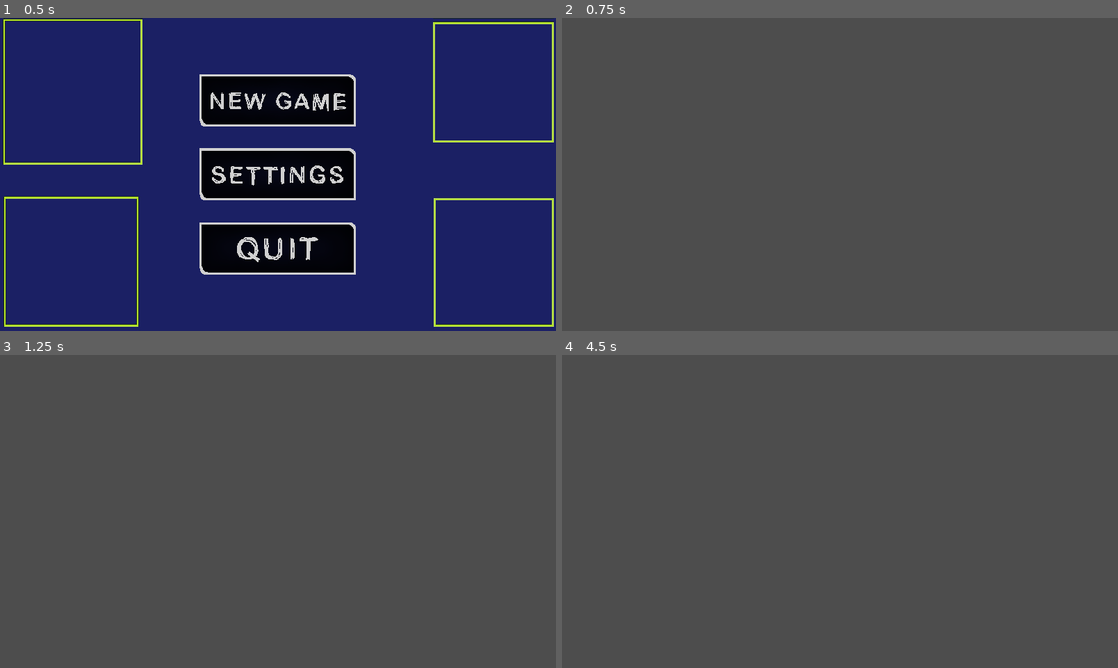
Above: before the commit, frames 1-4 (two rows, left to right).
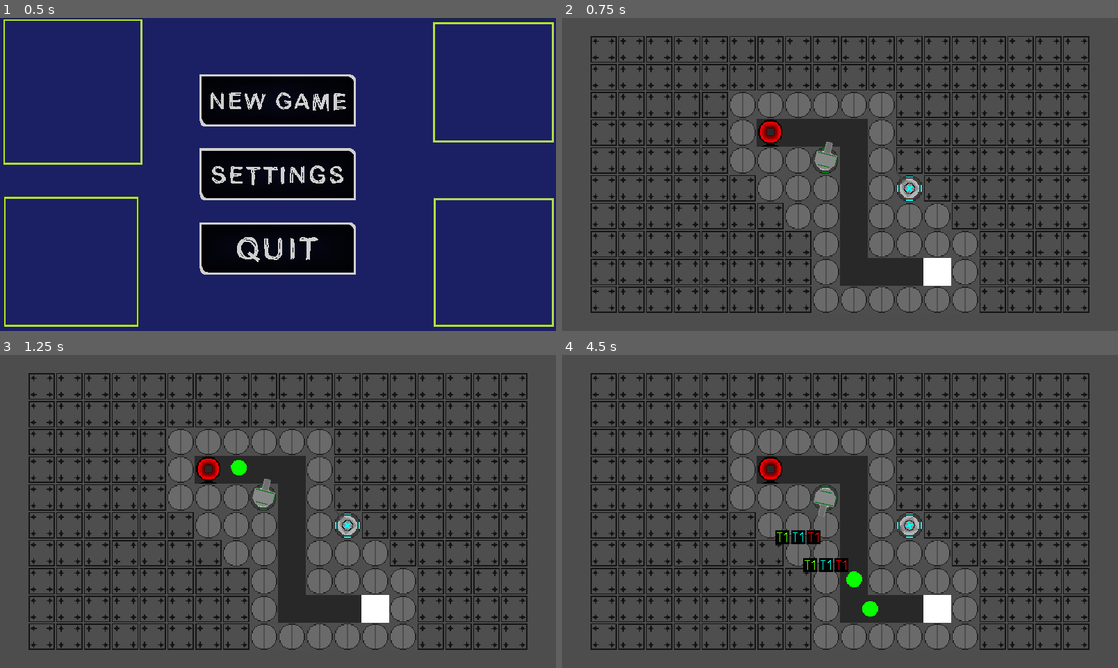
Above: after the commit, the same moments.

Repository: AdamBortt/2DTD
Game: Godot game, scene res://Scenes/scene_handler.tscn
Two runs of this game, one before a commit and one after it. Both use one fixed random seed, a clock stepped at 60 frames per second and the inputs below.
Inputs (mouse positions are in pixels of both pictures, inside the frame that each line leads up to):
- Up to frame 1 (0.5 s): no input
- Up to frame 2 (0.75 s): click (840, 99) at 0.5 s
- Up to frame 3 (1.25 s): no input
- Up to frame 4 (4.5 s): move the mouse to (962, 495) at 1.27 s; click (962, 495) at 1.35 s; move the mouse to (728, 527) at 2.02 s; click (728, 527) at 2.1 s; move the mouse to (895, 442) at 2.77 s; click (895, 442) at 2.85 s; move the mouse to (812, 574) at 3.52 s; click (812, 574) at 3.6 s; click (812, 564) at 4.27 s

Frame 1 is identical in both runs. In frame 2, 28% of the frame differs, in the area x 5-95%, y 5-95%; in frame 3, 28%; in frame 4, 29%.
Error before the commit: Attempt to call function 'get_node' in base 'null instance' on a null instance. (res://Scenes/game_scene.gd:32)

Commit message:
Added Purchase GUI
- added new scene with Purchase panel and with buttons (unhandled)
- GUI is showing on the clicked BuildFoundation tile

Diff:
--- /dev/null
+++ b/Scenes/GUI/Purchase.tscn
@@ -0,0 +1,34 @@
+[gd_scene load_steps=4 format=3 uid="uid://d3h0uar3ogx2a"]
+
+[ext_resource type="Texture2D" uid="uid://cap2urw604bhe" path="res://Assets/UI/Purchase/BaseT1_Purchase.png" id="1_ku26y"]
+[ext_resource type="Texture2D" uid="uid://cx3ljdj6nh7st" path="res://Assets/UI/Purchase/SniperT1_Purchase.png" id="2_huivq"]
+[ext_resource type="Texture2D" uid="uid://cy3eugjdqdpf6" path="res://Assets/UI/Purchase/CannonT1_Purchase.png" id="3_b0xux"]
+
+[node name="Purchase" type="Control"]
+layout_mode = 3
+anchors_preset = 15
+anchor_right = 1.0
+anchor_bottom = 1.0
+grow_horizontal = 2
+grow_vertical = 2
+
+[node name="GridContainer" type="GridContainer" parent="."]
+layout_direction = 2
+layout_mode = 0
+offset_right = 104.0
+offset_bottom = 104.0
+scale = Vector2(0.5, 0.5)
+pivot_offset = Vector2(-52, -52)
+columns = 3
+
+[node name="BaseT1_Purchase" type="TextureButton" parent="GridContainer"]
+layout_mode = 2
+texture_normal = ExtResource("1_ku26y")
+
+[node name="BaseT2_Purchase" type="TextureButton" parent="GridContainer"]
+layout_mode = 2
+texture_normal = ExtResource("2_huivq")
+
+[node name="BaseT3_Purchase" type="TextureButton" parent="GridContainer"]
+layout_mode = 2
+texture_normal = ExtResource("3_b0xux")
--- a/Scenes/Levels/level_1.tscn
+++ b/Scenes/Levels/level_1.tscn
@@ -1,17 +1,9 @@
-[gd_scene load_steps=9 format=3 uid="uid://cbjgxgvyqmjm4"]
+[gd_scene load_steps=10 format=3 uid="uid://cbjgxgvyqmjm4"]
 
+[ext_resource type="Texture2D" uid="uid://csiosj75cksbs" path="res://Assets/Tilemap assets/Turretbase.png" id="1_4if8a"]
 [ext_resource type="Texture2D" uid="uid://brampgysbvp04" path="res://Assets/Tilemap assets/Basetilemap.png" id="1_5m3i2"]
-[ext_resource type="Texture2D" uid="uid://b0jl4ytmudkct" path="res://Assets/Tilemap assets/Basetilemap-1.png.png" id="1_6deu1"]
 [ext_resource type="PackedScene" uid="uid://bnvjxxop2lt8y" path="res://Scenes/Turrets/basic_T1.tscn" id="3_2ycsj"]
 [ext_resource type="PackedScene" uid="uid://dscvemh0k42xe" path="res://Scenes/Turrets/sniper_T1.tscn" id="4_4u58q"]
-
-[sub_resource type="TileSetAtlasSource" id="TileSetAtlasSource_3560t"]
-texture = ExtResource("1_6deu1")
-texture_region_size = Vector2i(32, 32)
-0:0/0 = 0
-1:0/0 = 0
-0:1/0 = 0
-1:1/0 = 0
 
 [sub_resource type="TileSetAtlasSource" id="TileSetAtlasSource_ye4wp"]
 texture = ExtResource("1_5m3i2")
@@ -24,7 +16,15 @@
 [sub_resource type="TileSet" id="TileSet_oq6h8"]
 tile_size = Vector2i(32, 32)
 sources/3 = SubResource("TileSetAtlasSource_ye4wp")
-sources/0 = SubResource("TileSetAtlasSource_3560t")
+
+[sub_resource type="TileSetAtlasSource" id="TileSetAtlasSource_80iqj"]
+texture = ExtResource("1_4if8a")
+texture_region_size = Vector2i(32, 32)
+0:0/0 = 0
+
+[sub_resource type="TileSet" id="TileSet_njla8"]
+tile_size = Vector2i(32, 32)
+sources/1 = SubResource("TileSetAtlasSource_80iqj")
 
 [sub_resource type="Curve2D" id="Curve2D_4pm8q"]
 _data = {
@@ -38,7 +38,13 @@
 tile_set = SubResource("TileSet_oq6h8")
 rendering_quadrant_size = 64
 format = 2
-layer_0/tile_data = PackedInt32Array(65535, 0, 0, 65534, 0, 0, 131070, 0, 0, 131071, 0, 0, -1, 0, 0, -2, 0, 0, -3, 0, 0, 65533, 0, 0, 131069, 3, 0, 196605, 3, 0, 196606, 3, 0, 196607, 0, 0, 131073, 0, 0, 65537, 0, 0, 1, 0, 0, -65534, 3, 0, -65533, 3, 0, 3, 3, 0, 65539, 0, 0, 131075, 0, 0, 131074, 0, 0, 65538, 0, 0, 2, 0, 0, -65535, 0, 0, -131075, 0, 0, -131074, 0, 0, -131073, 0, 0, -196608, 0, 0, -196607, 0, 0, -131071, 0, 0, -131070, 3, 0, -196606, 3, 0, -196605, 3, 0, -131069, 3, 0, 262143, 0, 0, 262142, 3, 0, 262141, 3, 0, 327677, 3, 0, 327678, 3, 0, 327679, 0, 0, 262144, 0, 0, 262145, 0, 0, 262146, 0, 0, 262147, 0, 0, 262148, 0, 0, -131076, 0, 0, -65540, 0, 0, -4, 0, 0, 65532, 3, 0, 131068, 3, 0, 196604, 3, 0, 262140, 3, 0, 327676, 3, 0, 196612, 0, 0, 131076, 0, 0, 65540, 3, 0, 4, 3, 0, -65532, 3, 0, …(1749 unchanged characters)…
+layer_0/tile_data = PackedInt32Array(65535, 1, 0, 65534, 1, 0, 131070, 1, 0, 131071, 1, 0, -1, 1, 0, -2, 1, 0, -3, 1, 0, 65533, 1, 0, 131069, 3, 0, 196605, 3, 0, 196606, 3, 0, 196607, 1, 0, 131073, 1, 0, 65537, 1, 0, 1, 1, 0, -65534, 3, 0, -65533, 3, 0, 3, 3, 0, 65539, 1, 0, 131075, 1, 0, 131074, 1, 0, 65538, 1, 0, 2, 1, 0, -65535, 1, 0, -131075, 1, 0, -131074, 1, 0, -131073, 1, 0, -196608, 1, 0, -196607, 1, 0, -131071, 1, 0, -131070, 3, 0, -196606, 3, 0, -196605, 3, 0, -131069, 3, 0, 262143, 1, 0, 262142, 3, 0, 262141, 3, 0, 327677, 3, 0, 327678, 3, 0, 327679, 1, 0, 262144, 1, 0, 262145, 1, 0, 262146, 1, 0, 262147, 1, 0, 262148, 1, 0, -131076, 1, 0, -65540, 1, 0, -4, 1, 0, 65532, 3, 0, 131068, 3, 0, 196604, 3, 0, 262140, 3, 0, 327676, 3, 0, 196612, 1, 0, 131076, 1, 0, 65540, 3, 0, 4, 3, 0, -65532, 3, 0, …(1749 unchanged characters)…
+
+[node name="BuildFoundation" type="TileMap" parent="."]
+tile_set = SubResource("TileSet_njla8")
+rendering_quadrant_size = 64
+format = 2
+layer_0/tile_data = PackedInt32Array(327679, 1, 0, 262143, 1, 0, 196607, 1, 0, 131071, 1, 0, 65535, 1, 0, 131070, 1, 0, 65534, 1, 0, -2, 1, 0, -1, 1, 0, 65533, 1, 0, -3, 1, 0, -4, 1, 0, -65540, 1, 0, -131076, 1, 0, -131075, 1, 0, -131074, 1, 0, -131073, 1, 0, -196608, 1, 0, -196607, 1, 0, -131071, 1, 0, -65535, 1, 0, 1, 1, 0, 65537, 1, 0, 131073, 1, 0, 65538, 1, 0, 131074, 1, 0, 65539, 1, 0, 131076, 1, 0, 131075, 1, 0, 196612, 1, 0, 262148, 1, 0, 262147, 1, 0, 262146, 1, 0, 262145, 1, 0, 262144, 1, 0)
 
 [node name="Camera2D" type="Camera2D" parent="."]
 zoom = Vector2(2, 2)
--- a/Scenes/Turrets/basic_T1.tscn
+++ b/Scenes/Turrets/basic_T1.tscn
@@ -2,7 +2,7 @@
 
 [ext_resource type="Texture2D" uid="uid://27nmgqrud67g" path="res://Assets/Turrets/BasicT1/Basic_T1_Foundation.png" id="1_i6v2v"]
 [ext_resource type="Script" path="res://Scenes/Turrets/basic_T1.gd" id="1_pkbgb"]
-[ext_resource type="Texture2D" uid="uid://c51dw5lorhd8b" path="res://Assets/Turrets/BasicT1/New Piskel-1.png (10).png" id="2_044se"]
+[ext_resource type="Texture2D" uid="uid://cf7gfbe6hnckn" path="res://Assets/Turrets/BasicT1/BasicT1.png" id="3_81hyw"]
 
 [node name="BasicT1" type="Node2D"]
 script = ExtResource("1_pkbgb")
@@ -11,7 +11,7 @@
 texture = ExtResource("1_i6v2v")
 
 [node name="Turret" type="Sprite2D" parent="."]
-texture = ExtResource("2_044se")
+texture = ExtResource("3_81hyw")
 offset = Vector2(6, 0)
 
 [node name="Muzzle" type="Marker2D" parent="Turret"]
--- a/Scenes/game_scene.gd
+++ b/Scenes/game_scene.gd
@@ -4,16 +4,38 @@
 
 var current_wave = 0
 var enemies_in_wave = 0
+var build_location
+var build_valid = false
 
 # Called when the node enters the scene tree for the first time.
 func _ready():
 	map_node = get_node("Level1")
 	start_next_wave()
 
-
 # Called every frame. 'delta' is the elapsed time since the previous frame.
 func _process(delta):
 	pass
+
+#BUDOWA WIEŻ
+#kliknięcie w dany tile
+func _input(event):
+	if Input.is_action_just_pressed("click"):
+		var mouse_position = get_global_mouse_position()
+		var current_tile = map_node.get_node("BuildFoundation").local_to_map(mouse_position)
+		var tile_position = map_node.get_node("BuildFoundation").map_to_local(current_tile)
+		print(map_node.get_node("BuildFoundation").get_cell_source_id(0, current_tile))
+		if map_node.get_node("BuildFoundation").get_cell_source_id(0, current_tile) == 1:
+			var build_location = tile_position
+			build_valid = true
+			print(tile_position)
+			show_ui(tile_position)
+
+#pokazanie ui
+func show_ui(title_position):
+	const purchaseUi = preload("res://Scenes/GUI/Purchase.tscn")
+	var purchase_panel = purchaseUi.instantiate()
+	purchase_panel.set_position(title_position)
+	get_tree().get_root().add_child(purchase_panel)
 
 func start_next_wave():
 	var wave_data = reterieve_wave_data()
--- a/project.godot
+++ b/project.godot
@@ -27,6 +27,14 @@
 
 project/assembly_name="2DTD"
 
+[input]
+
+click={
+"deadzone": 0.5,
+"events": [Object(InputEventMouseButton,"resource_local_to_scene":false,"resource_name":"","device":-1,"window_id":0,"alt_pressed":false,"shift_pressed":false,"ctrl_pressed":false,"meta_pressed":false,"button_mask":0,"position":Vector2(0, 0),"global_position":Vector2(0, 0),"factor":1.0,"button_index":1,"canceled":false,"pressed":false,"double_click":false,"script":null)
+]
+}
+
 [rendering]
 
 textures/canvas_textures/default_texture_filter=0
Binary file added: Assets/UI/Purchase/BaseT1_Purchase.png
Not shown, added: Assets/UI/Purchase/BaseT1_Purchase.png.import
Binary file added: Assets/UI/Purchase/CannonT1_Purchase.png
Not shown, added: Assets/UI/Purchase/CannonT1_Purchase.png.import
Binary file added: Assets/UI/Purchase/SniperT1_Purchase.png
Not shown, added: Assets/UI/Purchase/SniperT1_Purchase.png.import
